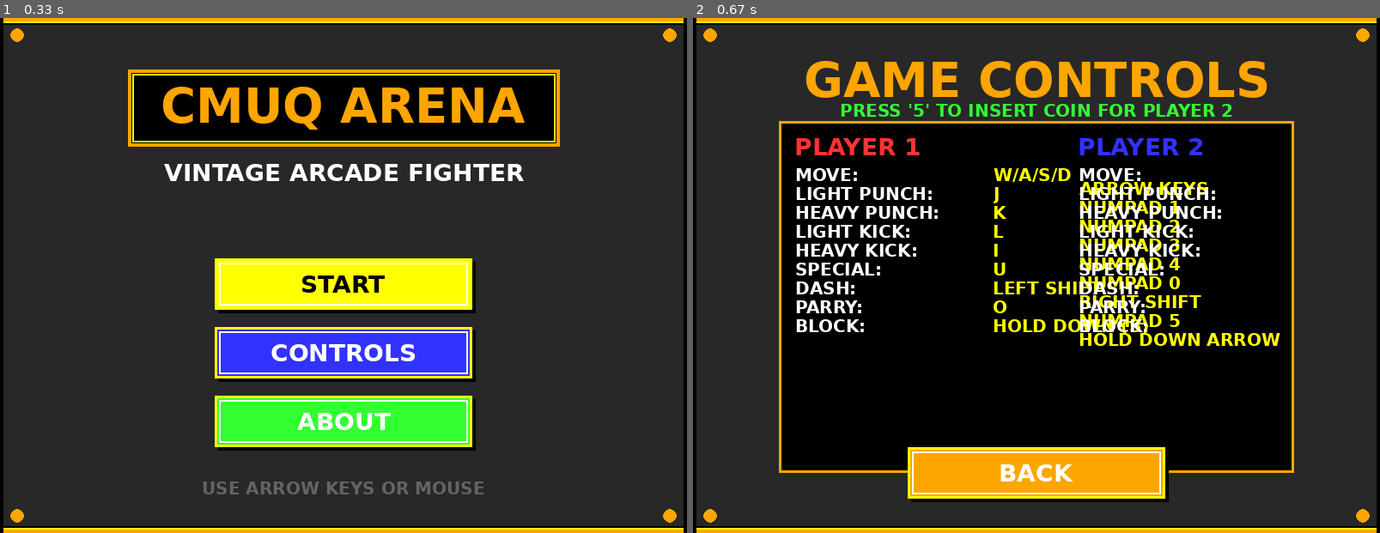
Above: before the commit, frames 1-2 (left to right).
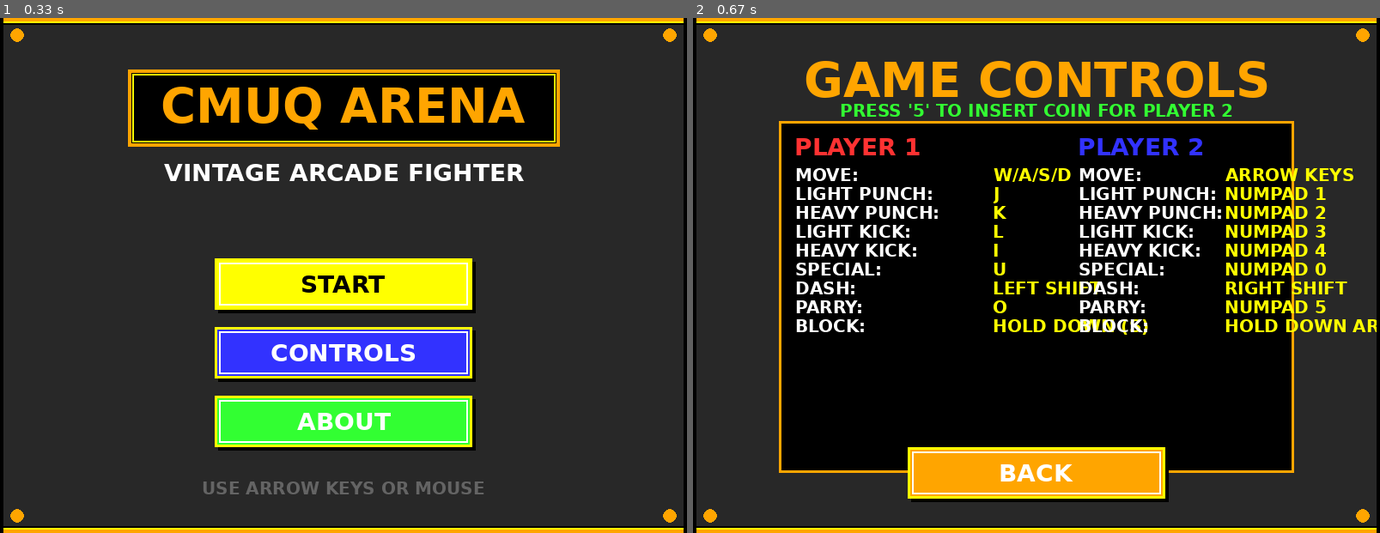
Above: after the commit, the same moments.

Repository: ymh1874/StreetFighter
Game: pygame game, started from main.py
The game is run twice, just before and just after one commit, with the same random seed, the same clock (stepped at 60 frames per second) and the same inputs.
Inputs (mouse positions are in pixels of both pictures, inside the frame that each line leads up to):
- Up to frame 1 (0.33 s): no input
- Up to frame 2 (0.67 s): click (1036, 352) at 0.38 s

Frame 1 is identical in both runs. In frame 2, 3.9% of the frame differs, in the area x 56-100%, y 29-64%.

Commit message:
Fix Player 2 controls text alignment
Co-authored-by: ymh1874 <193624725+ymh1874@users.noreply.github.com>

Diff:
--- a/game.py
+++ b/game.py
@@ -389,7 +389,7 @@
             label_surf = self.text_renderer.render(label, 'small', c.WHITE)
             key_surf = self.text_renderer.render(key, 'small', c.YELLOW)
             self.screen.blit(label_surf, (450, y_offset))
-            self.screen.blit(key_surf, (450, y_offset + 16))
+            self.screen.blit(key_surf, (620, y_offset))  # Align with label on same line
             y_offset += 22
 
         # Coin insertion note
